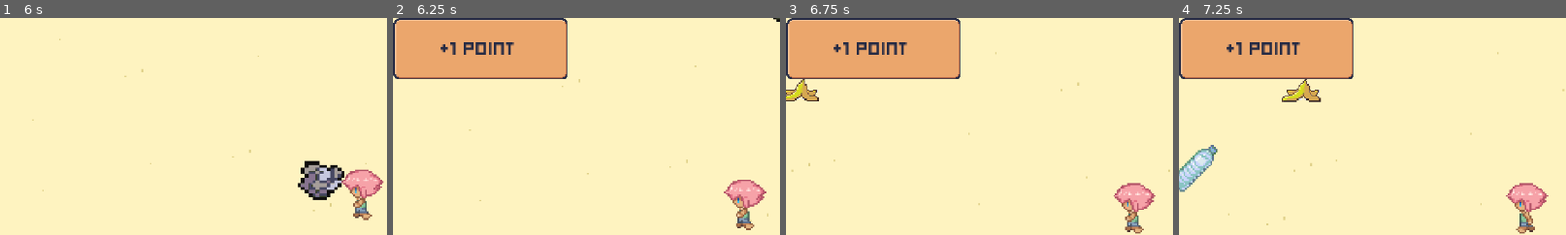
Above: before the commit, frames 1-4 (left to right).
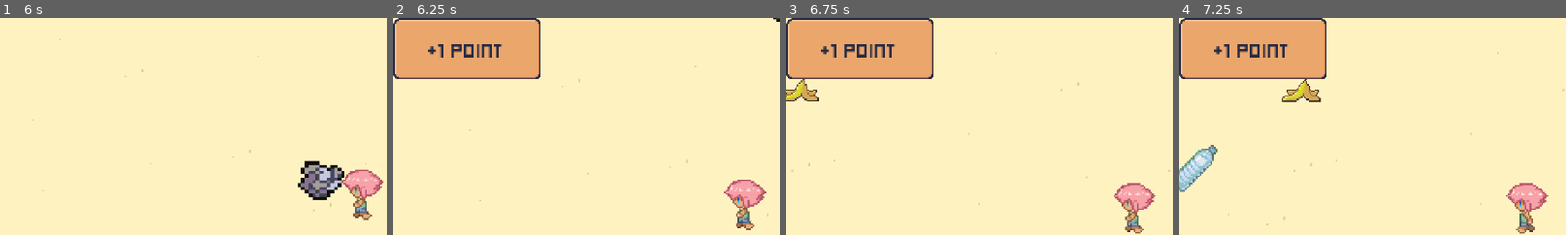
Above: after the commit, the same moments.

Repository: DanLDevs/Tide-Turners-Game
Game: Godot game, scene res://scenes/game.tscn
Same seed, same stepped clock (60 frames per second), same inputs: the game is played once before the commit and once after it.
Inputs (mouse positions are % of the whole screen's width and height, from its top left):
- Up to frame 1 (6 s): click (44, 94) at 0.5 s; click (50, 94) at 1.25 s; click (56, 94) at 2 s; tap Enter at 2.75 s; move the mouse to (72, 45) at 2.77 s; hold D (right) 2.78-3.53 s; hold U (use_item) 2.78-3.53 s; tap E (e) at 2.85, 3.8, 4.35, 5.3 s; move the mouse to (30, 55) at 3.52 s; hold S (down) 3.53-4.28 s; tap U (use_item) at 3.6 s; move the mouse to (60, 28) at 4.27 s; hold D (right) 4.28-5.03 s; hold U (use_item) 4.28-5.03 s; move the mouse to (45, 70) at 5.02 s; hold W (up) 5.03-5.78 s; tap Tab (move_selector) at 5.1 s; move the mouse to (80, 65) at 5.77 s; hold A (left) from 5.78 s (still down); hold U (use_item) from 5.78 s (still down)
- Up to frame 2 (6.25 s): keep holding A (left); keep holding U (use_item)
- Up to frame 3 (6.75 s): keep holding A (left); move the mouse to (20, 35) at 6.52 s; release U (use_item) at 6.53 s; tap E (e) at 6.6 s
- Up to frame 4 (7.25 s): keep holding A (left)
The pictures show only the part of the screen within x 0-50%, y 0-50%; the shares and areas given below are measured in that part.

Frame 1 is identical in both runs. In frame 2, 3.0% of the frame differs, in the area x 0-46%, y 0-29%; in frame 3, 3.0%; in frame 4, 3.0%.

Commit message:
fixed near_bin issue and added better feedback
Fixed game so it can tell when player exits bin area so they can't continue to use item. Also updated feedback responses

Diff:
--- a/scenes/feedback_gui.tscn
+++ b/scenes/feedback_gui.tscn
@@ -10,17 +10,17 @@
 font_color = Color(0.14902, 0.168627, 0.266667, 1)
 
 [node name="FeedbackGui" type="Control"]
-custom_minimum_size = Vector2(164, 53)
+custom_minimum_size = Vector2(146, 61)
 layout_mode = 3
 anchors_preset = 0
-offset_right = 173.0
+offset_right = 146.0
 offset_bottom = 61.0
 scale = Vector2(1.5, 1.5)
 script = ExtResource("1_420jn")
 
 [node name="Background" type="NinePatchRect" parent="."]
 layout_mode = 0
-offset_right = 173.0
+offset_right = 146.0
 offset_bottom = 61.0
 texture = ExtResource("1_iqfn7")
 region_rect = Rect2(0, 0, 15, 15)
@@ -36,19 +36,20 @@
 anchor_top = 0.5
 anchor_right = 0.5
 anchor_bottom = 0.5
-offset_left = -81.5
-offset_top = -25.5
-offset_right = 81.5
-offset_bottom = 26.5
+offset_left = -70.0
+offset_top = -26.0
+offset_right = 70.0
+offset_bottom = 26.0
 grow_horizontal = 2
 grow_vertical = 2
 
 [node name="MessageLabel" type="Label" parent="Background/Control"]
 layout_mode = 0
-offset_left = -3.0
-offset_top = -3.0
-offset_right = 163.0
-offset_bottom = 52.0
+offset_left = 2.33333
+offset_top = 0.166667
+offset_right = 139.333
+offset_bottom = 54.1667
+text = "Wrong bin! -5 points"
 label_settings = SubResource("LabelSettings_mloc0")
 horizontal_alignment = 1
 vertical_alignment = 1
--- a/scenes/score_gui.tscn
+++ b/scenes/score_gui.tscn
@@ -25,6 +25,7 @@
 patch_margin_bottom = 7
 
 [node name="Score" type="Control" parent="."]
+custom_minimum_size = Vector2(146, 0)
 layout_mode = 1
 anchors_preset = 8
 anchor_left = 0.5
--- a/scripts/hotbar.gd
+++ b/scripts/hotbar.gd
@@ -51,10 +51,10 @@
 			if item and near_bin and item.trash_type == near_bin.bin_type:
 				inventory.use_item_at_index(currently_selected)
 				score_gui.add_score(10) # Add points to score
-				feedback_gui.show_feedback("+10 points") # Show feedback for correct bin
+				feedback_gui.show_feedback("Correct bin! +10 points") # Show feedback for correct bin
 			else:
 				score_gui.subtract_score(5) # Subtract points for wrong bin
-				feedback_gui.show_feedback("-5 points") # Send feedback for wrong bin
+				feedback_gui.show_feedback("Wrong bin! -5 points") # Send feedback for wrong bin
 		else:
 			print("You must be near the correct bin to use this item.")
 	if event.is_action_pressed("move_selector"):
--- a/scripts/player.gd
+++ b/scripts/player.gd
@@ -52,13 +52,15 @@
 
 func _on_bin_area_entered(area):
 	if area.is_in_group("bin"):
+		near_bin = area
 		hotbar.near_bin = area
-		#print("Entered", area.bin_type)
+		#print("Entered", area.name)
 
 func _on_bin_area_exited(area):
 	if area == near_bin:
+		near_bin = null
 		hotbar.near_bin = null
-		#print("Exited bin area")
+		#print("Exited bin area", area.name)
 
 func _on_hurt_box_area_entered(area):
 	if area.has_method("collect"):
